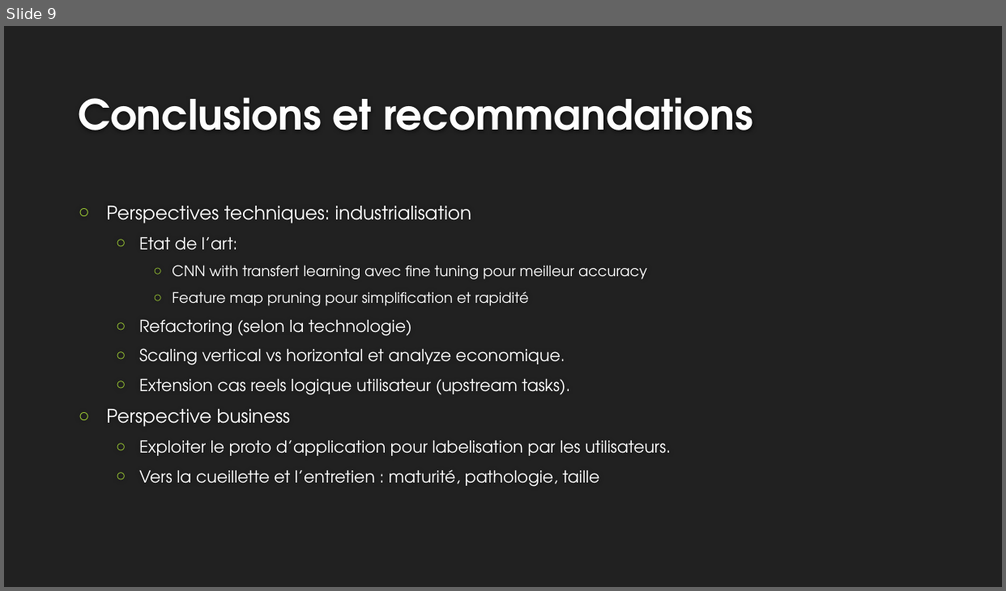
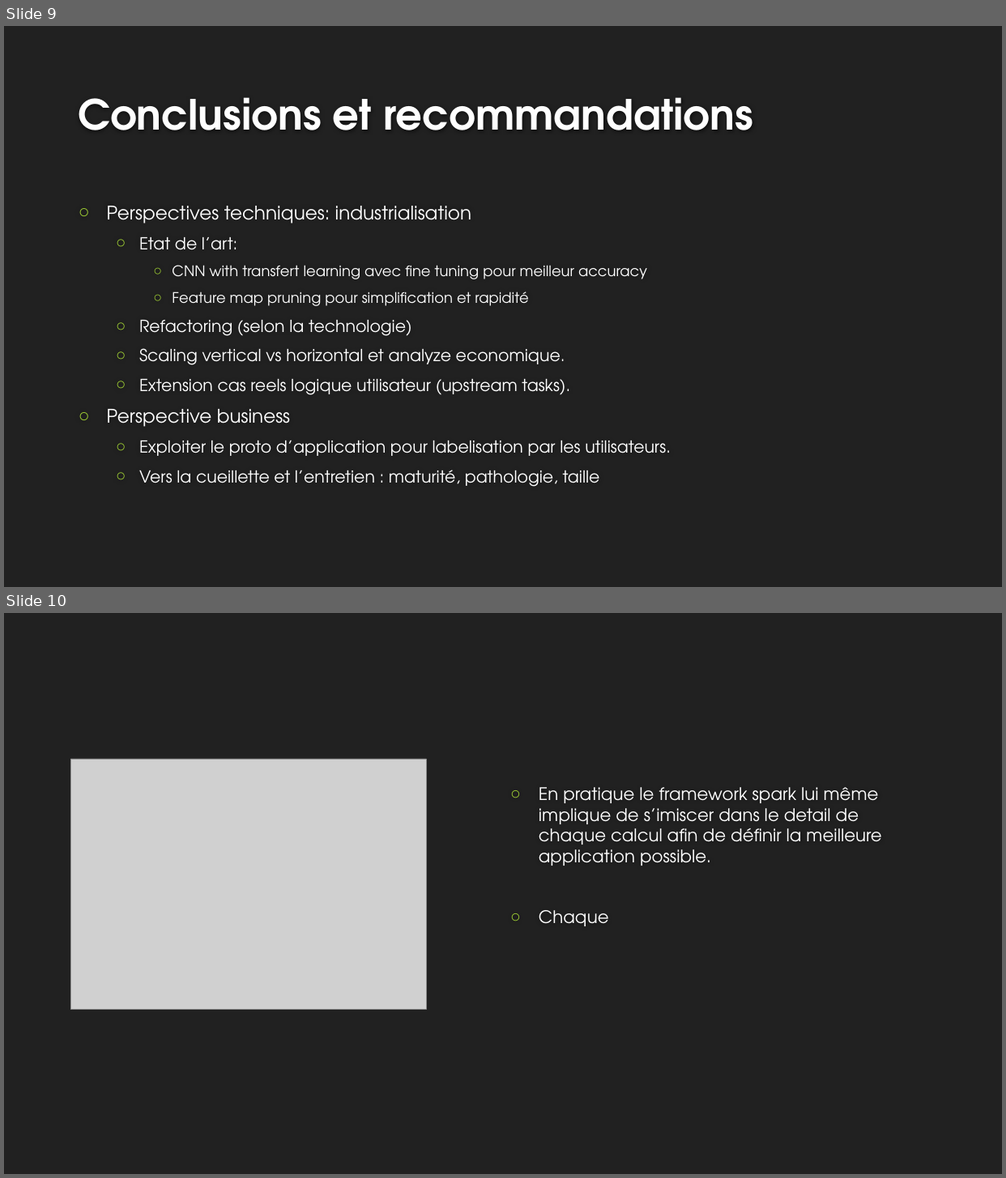
Before and after one commit to EtienneLardeur/P8_FruitsRecognition, a slide deck: P8_Big_Data.pptx. Shown one above the other, each under a label of ours: slide 9 before the commit, slides 9 and 10 after it. The pictures are 1006x591 and 1006x1178 pixels, drawn with LibreOffice and Linux fonts; fonts in the diff are those of the drawing; grey boxes stand for pictures; background and template pictures are left out. Boxes give left, top, right and bottom in pixels: in the first picture for what was removed or moved away, otherwise in the second. Text is boxed around its words. In the diff, an @@ line names an element or a change of style, - is before the commit and + after.

```diff
--- a/P8_Big_Data.pptx
+++ b/P8_Big_Data.pptx
@@ slide 10 added at (4, 613, 1002, 1174), background #212121 @@
@@ picture added at (71, 759, 426, 1010) @@
@@ text added at (539, 787, 881, 926), 16.6 pt, text #FFFFFF @@
+○ En pratique le framework spark lui même implique de s’imiscer dans le detail de chaque calcul afin de définir la meilleure application possible.
+○ Chaque
```
Also in this commit, not shown: 1 slide changed.
